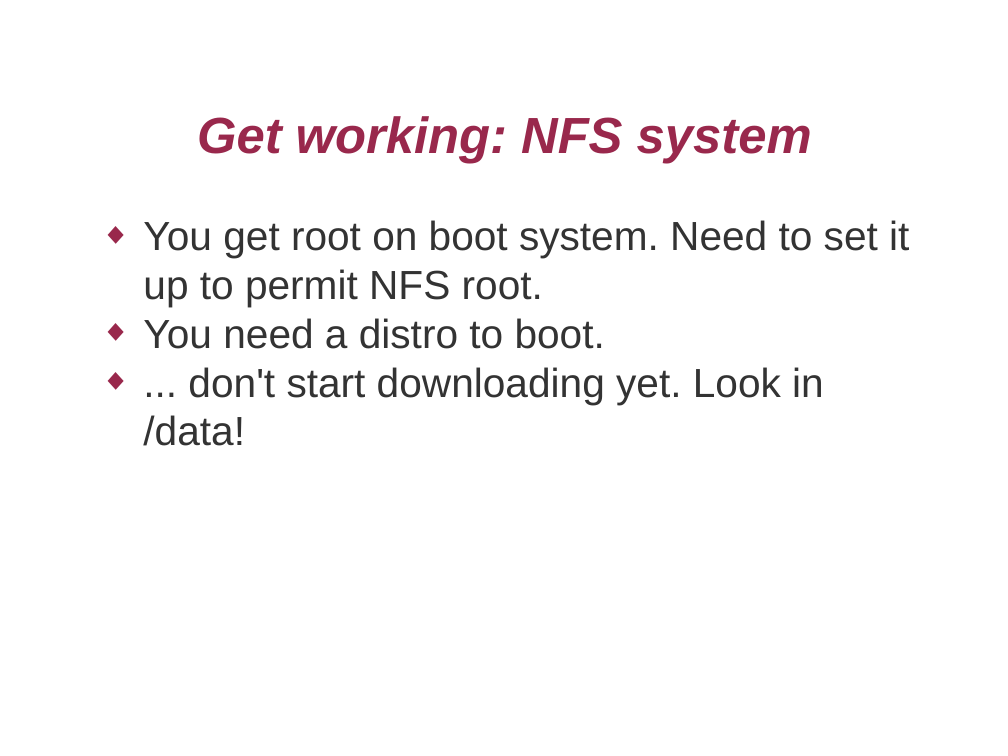
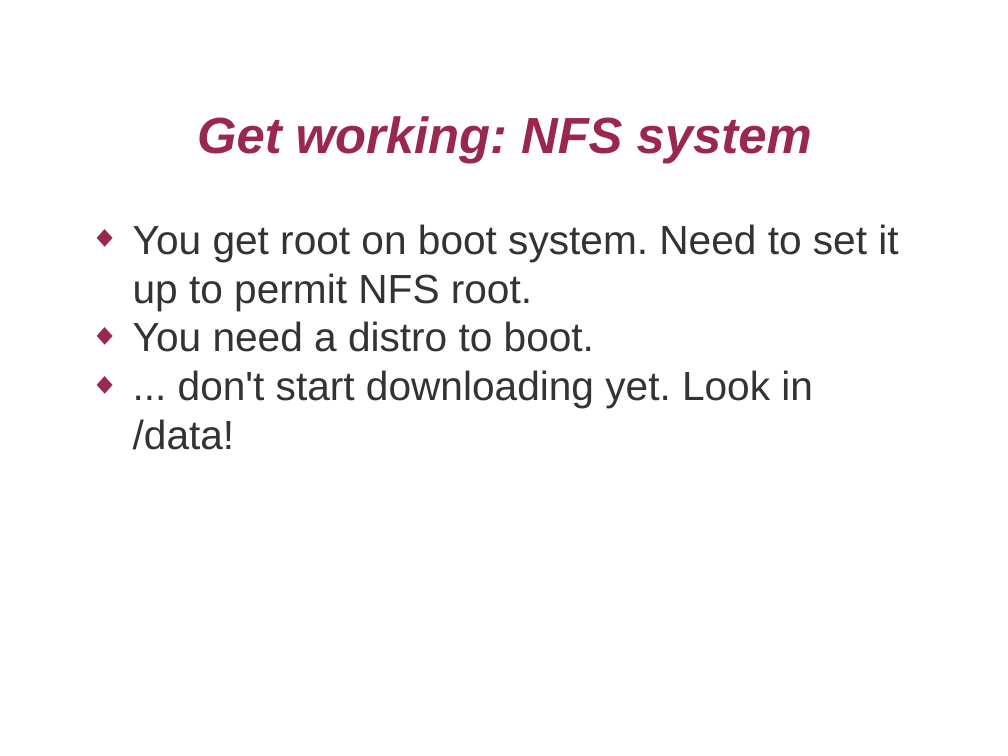
Before and after one commit to mcr/ols2009-campus-desktop, a slide deck: slide 8 of campusdesktop.odp. Drawn at 1008x756 pixels with LibreOffice and Linux fonts; fonts in the diff are those of the drawing; background and template pictures are left out. Boxes give left, top, right and bottom in pixels: in the first picture for what was removed or moved away, otherwise in the second. Text is boxed around its words. In the diff, an @@ line names an element or a change of style, - is before the commit and + after.

```diff
--- a/campusdesktop.odp
+++ b/campusdesktop.odp
@@ text "You get root on boot ...": place and size @@
-text "You get root on boot ..." at bbox=[143, 220, 909, 446]
+text "You get root on boot ..." at bbox=[133, 224, 898, 450]
```
Also in this commit, not shown: 3 other slides changed, 27 slides added, 2 slides removed, 3 other files.
